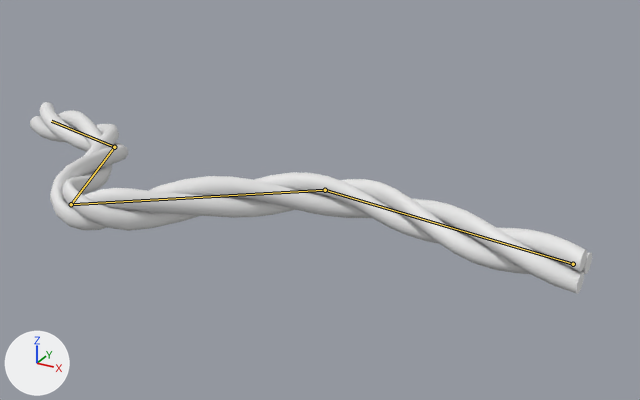
An edit to the FBX model Assets/Art/Characters/Enemies/EN_Tube_Jump.fbx, drawn before and after from the same camera.
The view is the same before and after, from a 50 mm camera at (8.79, -10.79, 6.05) aimed at (2.67, 0.33, 0.49). The axes (+X, +Y, +Z) are drawn at lower left. The lights are the same throughout. The older version comes first. Both versions are drawn at frame 7 of the action 'Armature|BlockPassage'; the numbers are the values there. The bones that change, and the others that lie on the model, are drawn over the model as lines.

In view in the first picture: 'Cable'.
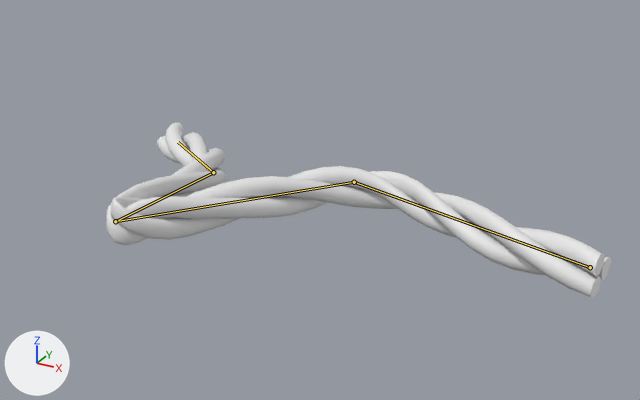
Boxes (x1, y1, x2, y2) around the edits, measured in the pictures (640 x 400 px):
'Cable', posed (10% narrower, 8% shorter): before (30, 102, 592, 294); after (106, 122, 611, 298)
bone 'Bone', root to tip: before (573, 264) to (325, 190); after (590, 267) to (354, 182)
bone 'Bone.001', root to tip: before (325, 190) to (71, 204); after (354, 182) to (115, 221)
bone 'Bone.002', root to tip: before (71, 204) to (114, 147); after (115, 221) to (213, 172)

What the commit changed:
Bone 'Bone' (bone_bone) moves from (0.3, -2.93, 0.03) to (0.3, -3.04, 0.03).
Bone 'Bone' (bone_bone) turns from (-7, 0, 0) to (-13, 0, -1) degrees about its own x, y and z.
Bone 'Bone.001' (bone_bone_001) turns from (47, 1, -1) to (70, 1, -2) degrees about its own x, y and z.
Bone 'Bone.002' (bone_bone_002) turns from (-102, 2, -2) to (-141, 5, -3) degrees about its own x, y and z.
